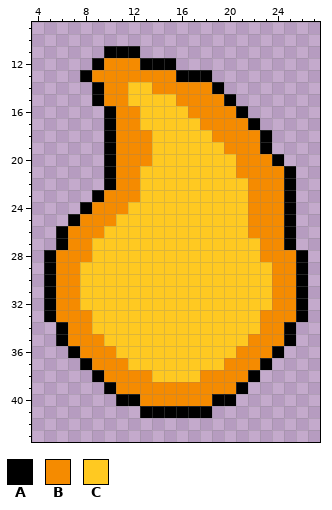
File history of a sprite sheet, sprites/Flame_normal/layers/d459fa6b-094e-4abc-bb1a-9bebabe6fe3d/841dcce7-4e39-4d35-b625-7e507dccf0a3.png. Above: the version before the commit.
The file is 32x65 pixels. Shown: x 4..27, y 9..43.
Palette (. is transparent): A #000000  B #f58b00  C #ffc921
Pixels before, first column x 5:
11 .....AAA..............
12 ....ABBBAAA...........
13 ...ABBBBBBBAAA........
14 ....ABBCCBBBBBA.......
15 ....ABBCCCCBBBBA......
16 .....ABBCCCCBBBBA.....
17 .....ABBCCCCCBBBBA....
18 .....ABBBCCCCCBBBBA...
19 .....ABBBCCCCCCBBBA...
20 .....ABBBCCCCCCCBBBA..
21 .....ABBCCCCCCCCBBBBA.
22 .....ABBCCCCCCCCCBBBA.
23 ....ABBBCCCCCCCCCBBBA.
24 ...ABBBCCCCCCCCCCBBBA.
25 ..ABBBCCCCCCCCCCCBBBA.
26 .ABBBCCCCCCCCCCCCBBBA.
27 .ABBCCCCCCCCCCCCCCBBA.
28 ABBBCCCCCCCCCCCCCCBBBA
29 ABBCCCCCCCCCCCCCCCCBBA
30 ABBCCCCCCCCCCCCCCCCBBA
31 ABBCCCCCCCCCCCCCCCCBBA
32 ABBCCCCCCCCCCCCCCCCBBA
33 ABBBCCCCCCCCCCCCCCBBBA
34 .ABBCCCCCCCCCCCCCCBBA.
35 .ABBBCCCCCCCCCCCCBBBA.
36 ..ABBBCCCCCCCCCCBBBA..
37 ...ABBBCCCCCCCCBBBA...
38 ....ABBBBCCCCBBBBA....
39 .....ABBBBBBBBBBA.....
40 ......AABBBBBBAA......
41 ........AAAAAA........
The same view after the edit:
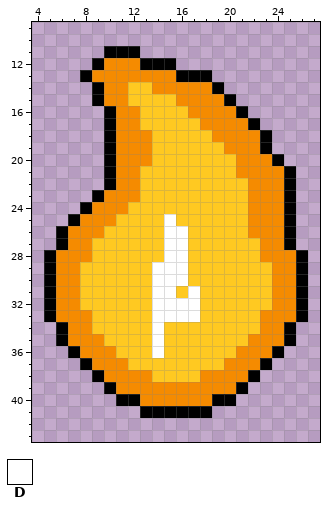
Colours new in this view: D #ffffff
Difference:
y 25: x 15 C -> D
y 26..28: x 15..16 CC -> DD
y 29..30: x 14..16 CCC -> DDD
y 31: x 14..15 CC -> DD; x 17 C -> D
y 32..33: x 14..17 CCCC -> DDDD
y 34..36: x 14 C -> D
